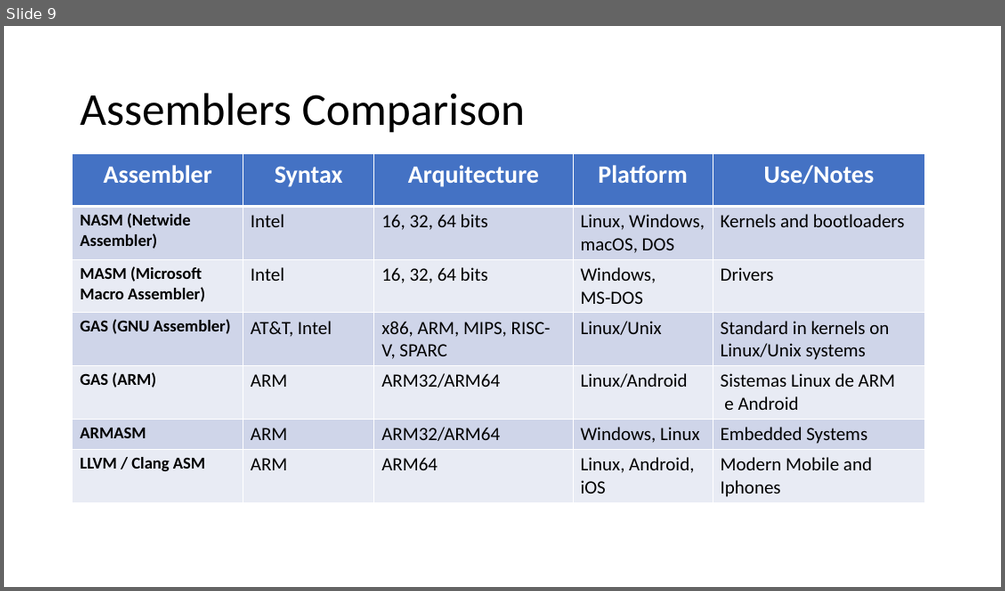
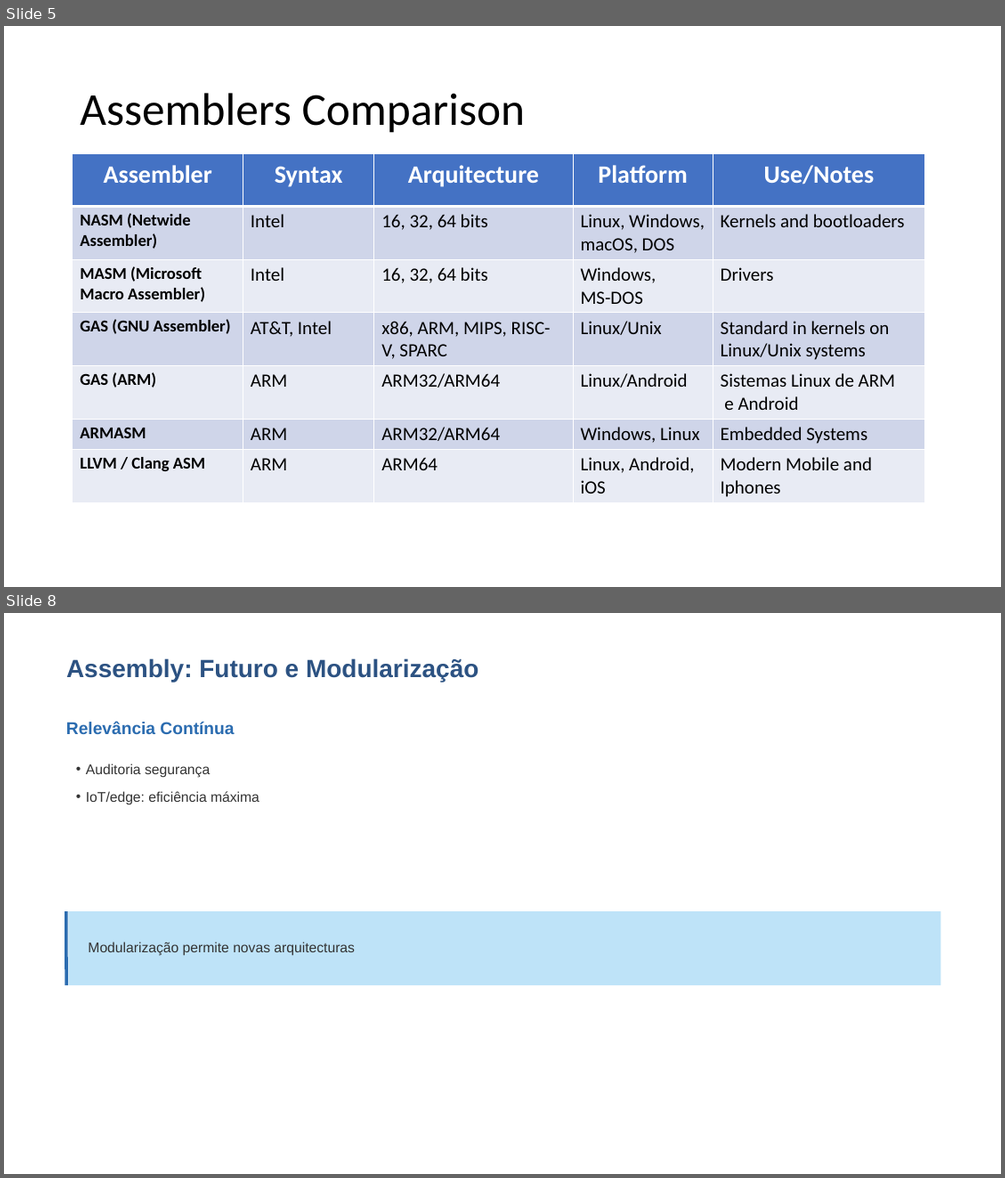
Before and after one commit to FabioRodrigues0/Faculdade, a slide deck: acomp/trabalhos_praticos/Apresentação ADC - Assembly.pptx. Shown one above the other, each under a label of ours: slide 9 before the commit, slides 5 and 8 after it; the slides between them are not shown. The pictures are 1005x591 and 1005x1178 pixels, drawn with LibreOffice and Linux fonts; fonts in the diff are those of the drawing. Boxes give left, top, right and bottom in pixels: in the first picture for what was removed or moved away, otherwise in the second. Text is boxed around its words. In the diff, an @@ line names an element or a change of style, - is before the commit and + after.

```diff
--- a/acomp/trabalhos_praticos/Apresentação ADC - Assembly.pptx
+++ b/acomp/trabalhos_praticos/Apresentação ADC - Assembly.pptx
@@ slide 8 added at [4,613,1001,1174], background #FFFFFF @@
@@ text added at [66,658,478,682], 24 pt, text #2C5282, bold @@
+Assembly: Futuro e Modularização
@@ text added at [66,721,234,734], 16.5 pt, text #2B6CB0, bold @@
+Relevância Contínua
@@ text added at [86,763,259,805], 13.5 pt, text #333333 @@
+• Auditoria segurança
+• IoT/edge: eficiência máxima
@@ line added from (66, 911) to (66, 985), #2B6CB0 3 pt @@
@@ rectangle added at [68,911,941,985], fill #BEE3F8 @@
@@ text added at [88,941,355,956], 13.5 pt, text #333333 @@
+Modularização permite novas arquitecturas
@@ what was slide 9 is now slide 5 @@
```
Also in this commit, not shown: 1 slide changed, 3 other slides added, 4 slides removed, 3 other files.
